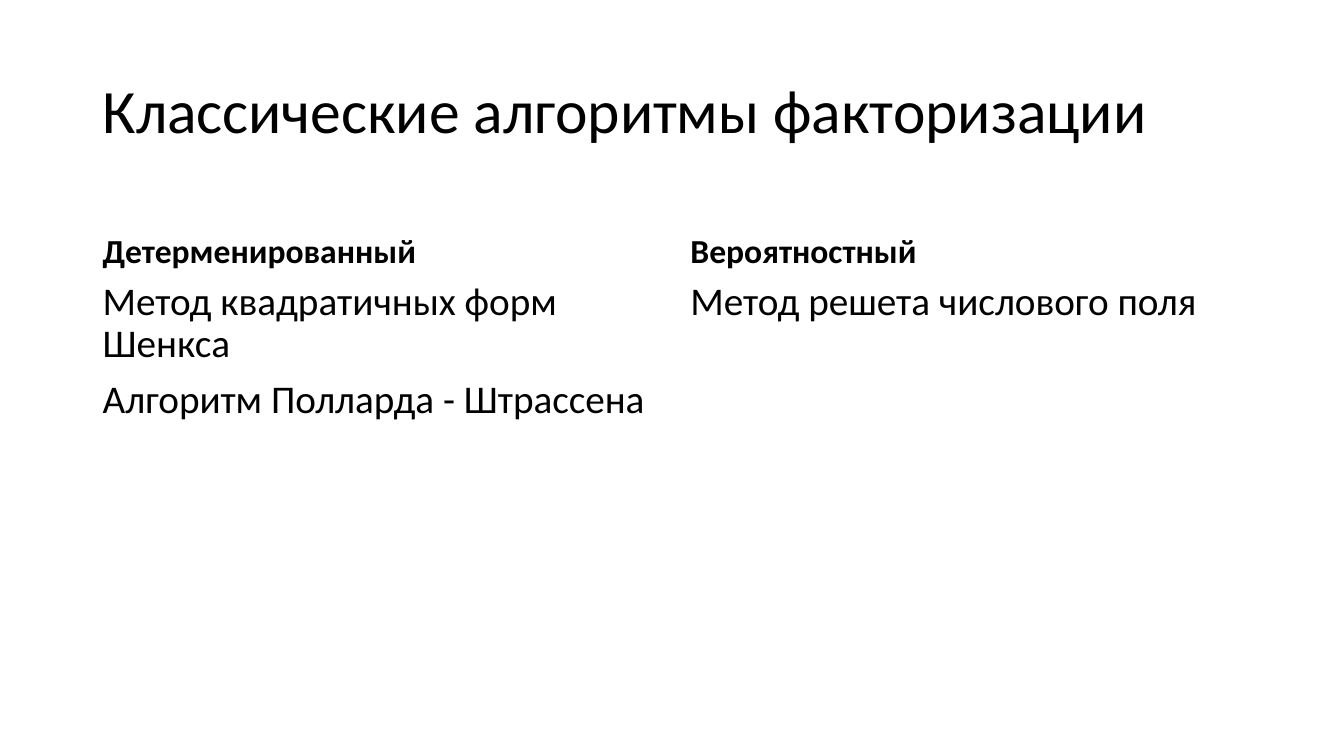
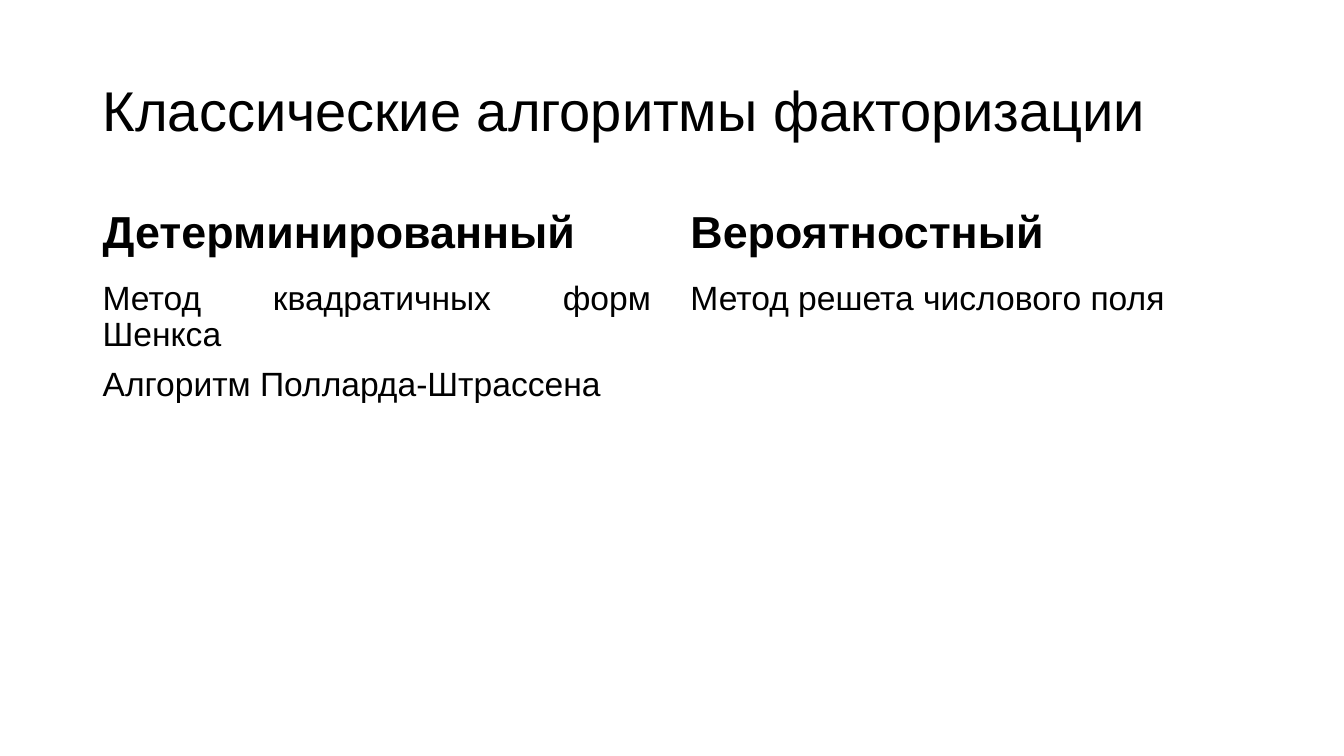
Before and after one commit to R0manych/Diploma2019, a slide deck: slide 16 of Черниговских 2к 14гр.pptx. Drawn at 1344x756 pixels with LibreOffice and Linux fonts; fonts in the diff are those of the drawing. Boxes give left, top, right and bottom in pixels: in the first picture for what was removed or moved away, otherwise in the second. Text is boxed around its words. In the diff, an @@ line names an element or a change of style, - is before the commit and + after.

```diff
--- a/Черниговских 2к 14гр.pptx
+++ b/Черниговских 2к 14гр.pptx
@@ title "Классические алгоритмы факторизации" at (103,90,1145,141): size 44 to 40 pt, font Calibri to Arial @@
@@ text "Вероятностный": place and size @@
-text "Вероятностный" at (690,240,916,269)
+text "Вероятностный" at (690,214,1043,257)
@@ text "Вероятностный" at (690,214,1043,257): size 24 to 32 pt, font Calibri to Arial @@
@@ text at (103,214,575,257): text changed; size 24 to 32 pt; font Calibri to Arial @@
-Детерменированный
+Детерминированный
@@ text at (103,285,651,347): size 28 to 24 pt, font Calibri to Arial in "Метод квадратичных форм Шенкса"; alignment left to justified @@
@@ text "Метод решета числового поля" at (690,287,1165,317): size 28 to 24 pt, font Calibri to Arial @@
@@ text at (103,373,600,403): text changed; size 28 to 24 pt; font Calibri to Arial @@
-Алгоритм Полларда - Штрассена
+Алгоритм Полларда-Штрассена
```
Also in this commit, not shown: 17 other slides changed, 2 other files.
